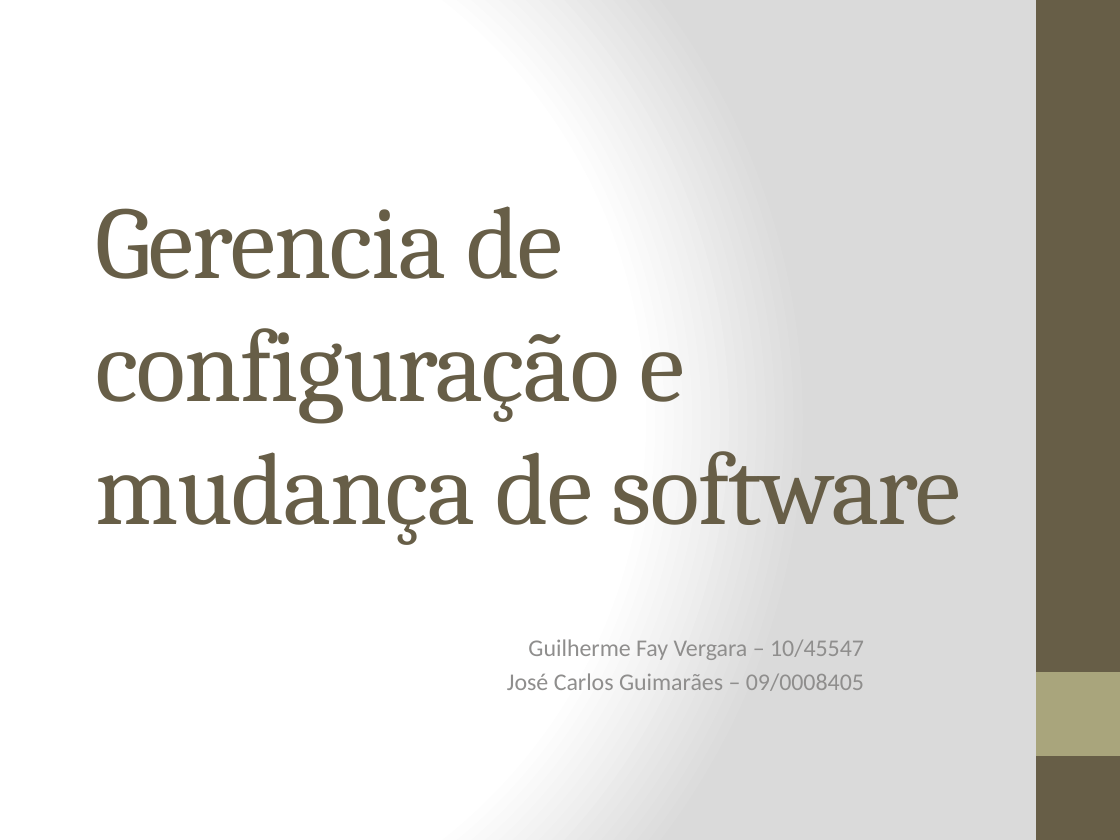
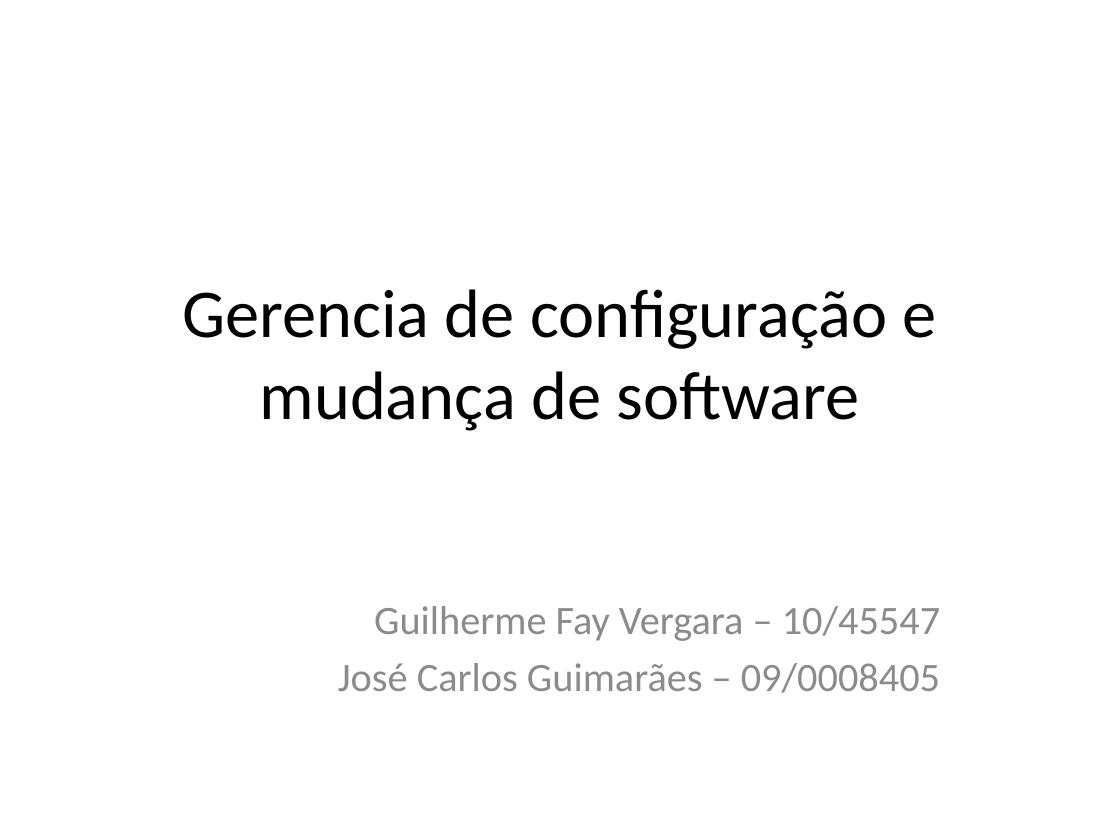
Before and after one commit to carlosneo/dotprojecteap, a slide deck: slide 1 of Dot Project EAP/4. System Management/Gerência de configuração/Gerencia de configuração e mudança de software.pptx. Drawn at 1120x840 pixels with LibreOffice and Linux fonts; fonts in the diff are those of the drawing. Boxes give left, top, right and bottom in pixels: in the first picture for what was removed or moved away, otherwise in the second. Text is boxed around its words. In the diff, an @@ line names an element or a change of style, - is before the commit and + after.

Commit message:
Atualização do arquivo Gerência de configuração/Gerencia de configuração e mudança de software.pptx

```diff
--- a/Dot Project EAP/4. System Management/Gerência de configuração/Gerencia de configuração e mudança de software.pptx
+++ b/Dot Project EAP/4. System Management/Gerência de configuração/Gerencia de configuração e mudança de software.pptx
@@ background gradient #FFFFFF to #DADADA to #FFFFFF @@
@@ rectangle removed at bbox=[1036, 0, 1120, 840] @@
@@ title "Gerencia de configuração e mudança ...": place and size @@
-title "Gerencia de configuração e mudança ..." at bbox=[95, 206, 961, 545]
+title "Gerencia de configuração e mudança ..." at bbox=[182, 289, 937, 431]
@@ title "Gerencia de configuração e mudança ..." at bbox=[182, 289, 937, 431]: size 66 to 44 pt, font Cambria to Calibri, text colour #675E47 to #000000, letter spacing -1 to 0 pt; alignment left to centre; vertical alignment bottom to middle @@
@@ subtitle "Guilherme Fay Vergara – 10/45547": place and size @@
-subtitle "Guilherme Fay Vergara – 10/45547" at bbox=[507, 639, 864, 691]
+subtitle "Guilherme Fay Vergara – 10/45547" at bbox=[338, 606, 940, 693]
@@ subtitle "Guilherme Fay Vergara – 10/45547" at bbox=[338, 606, 940, 693]: size 15.4 to 25.9 pt, text colour #8F8F8D to #8C8C8C; more space between paragraphs @@
@@ rectangle removed at bbox=[1036, 672, 1120, 756] @@
```
Also in this commit, not shown: 3 other slides changed, 8 slides added, 6 slides removed.
